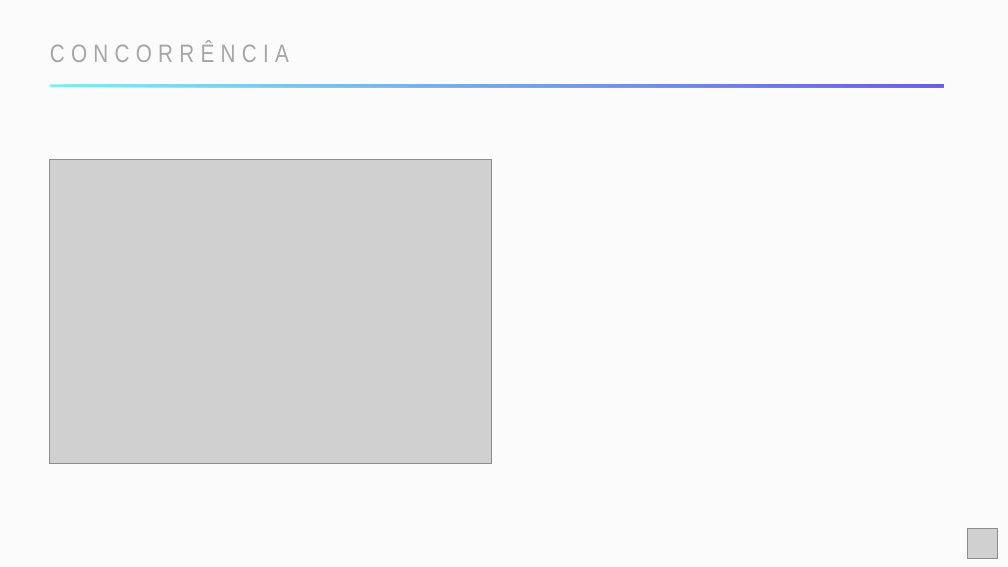
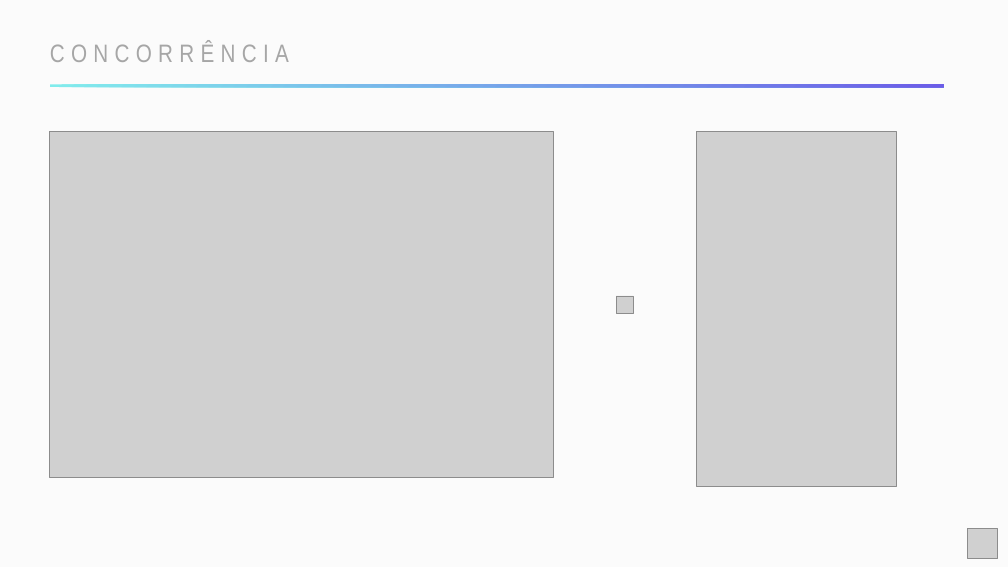
Before and after one commit to ismikeandrews/goodfit, a slide deck: slide 4 of pitch/pitch-next.pptx (slide 6 before the commit). Drawn at 1008x567 pixels with LibreOffice and Linux fonts; fonts in the diff are those of the drawing; grey boxes stand for pictures. Boxes give left, top, right and bottom in pixels: in the first picture for what was removed or moved away, otherwise in the second. Text is boxed around its words. In the diff, an @@ line names an element or a change of style, - is before the commit and + after.

```diff
--- a/pitch/pitch-next.pptx
+++ b/pitch/pitch-next.pptx
@@ picture resized from (x1=50, y1=160, x2=492, y2=464) to (x1=50, y1=132, x2=554, y2=478) @@
@@ picture added at (x1=696, y1=132, x2=896, y2=486) @@
@@ picture added at (x1=616, y1=296, x2=634, y2=313) @@
```
Also in this commit, not shown: 1 slide added, 3 slides removed.
